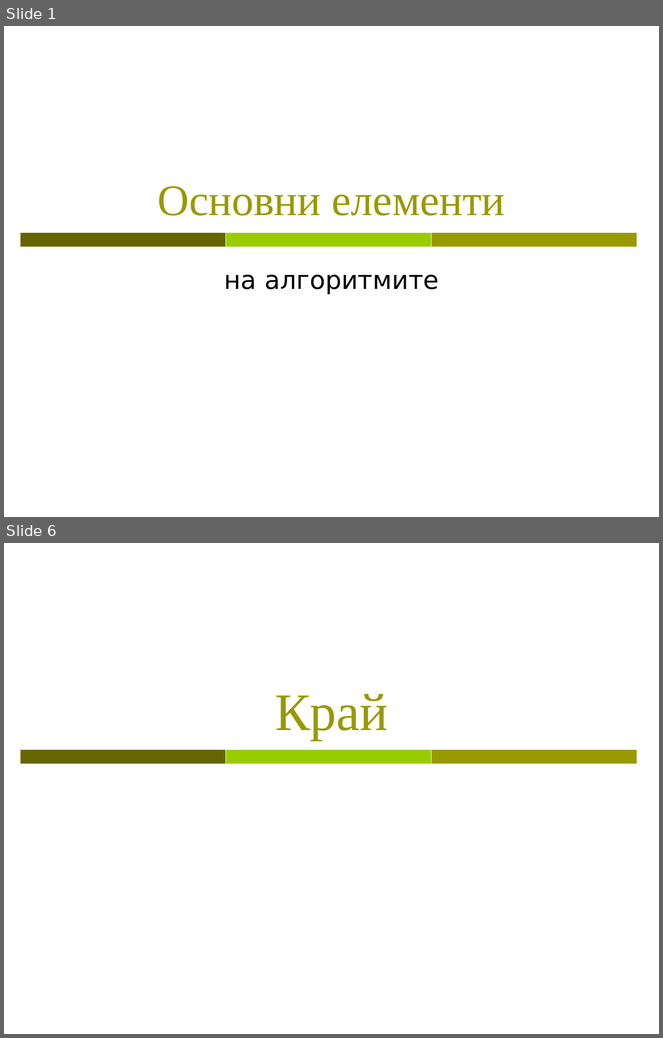
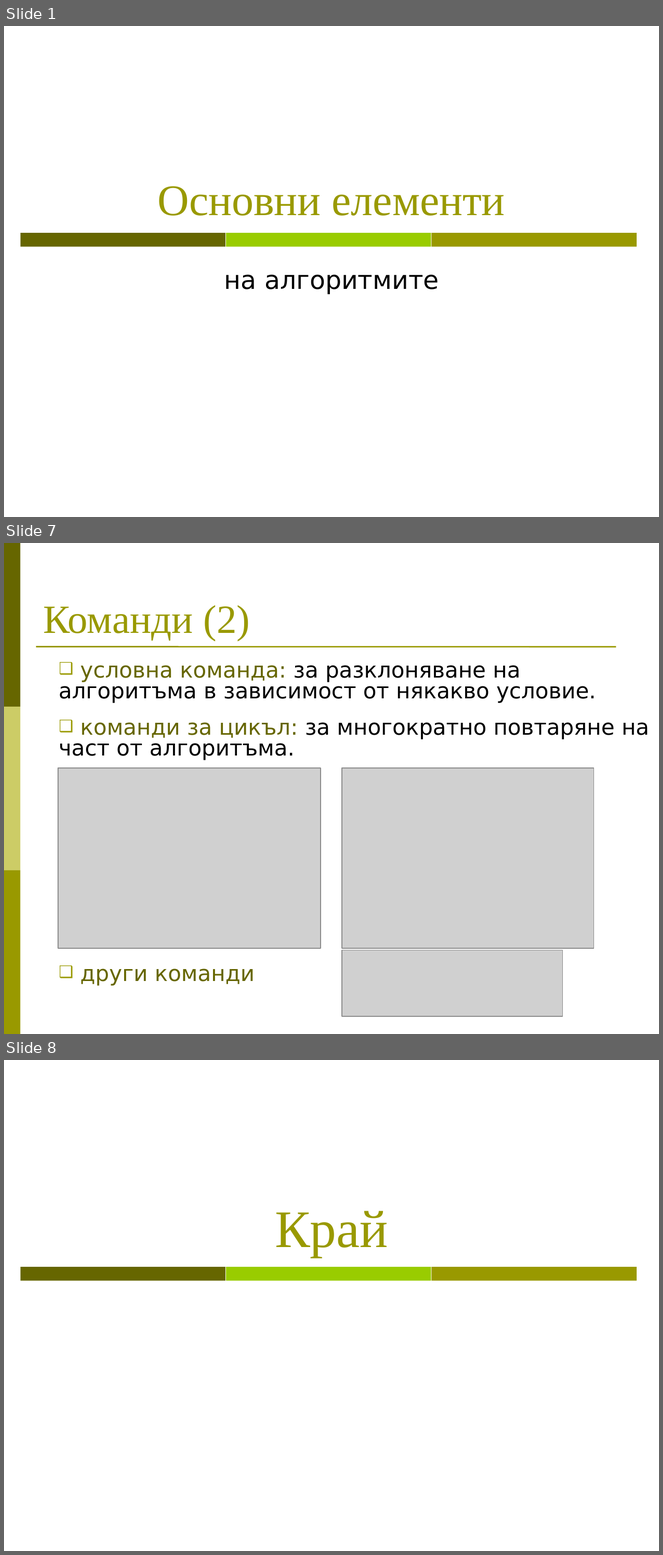
Before and after one commit to BG-IT-Edu/Free-Content, a slide deck: dmanolov/Информатика 8 клас (JavaScript)/03.Алгоритми/03.03.Елементи на един алгоритъм.ppt. Shown one above the other, each under a label of ours: slides 1 and 6 before the commit, slides 1, 7 and 8 after it; the slides between them are not shown. The pictures are 663x1038 and 663x1555 pixels, drawn with LibreOffice and Linux fonts; fonts in the diff are those of the drawing; grey boxes stand for pictures. Boxes give left, top, right and bottom in pixels: in the first picture for what was removed or moved away, otherwise in the second. Text is boxed around its words. In the diff, an @@ line names an element or a change of style, - is before the commit and + after.

```diff
--- a/dmanolov/Информатика 8 клас (JavaScript)/03.Алгоритми/03.03.Елементи на един алгоритъм.ppt
+++ b/dmanolov/Информатика 8 клас (JavaScript)/03.Алгоритми/03.03.Елементи на един алгоритъм.ppt
@@ slide 7 added at (4,543,659,1034), background #FFFFFF @@
@@ rectangle added at (4,543,21,707), fill #666600 @@
@@ text added at (43,605,250,641), 44 pt, text #999900 @@
+Команди (2)
@@ line added from (37, 646) to (616, 647), #999900 1.5 pt @@
@@ text added at (59,665,649,986), 24 pt, text #000000 @@
+❑ условна команда: за разклоняване на алгоритъма в зависимост от някакво условие.
+❑ команди за цикъл: за многократно повтаряне на част от алгоритъма.
+❑ други команди
@@ rectangle added at (4,707,21,871), fill #CCCC66 @@
@@ picture added at (59,768,321,949) @@
@@ picture added at (342,768,594,949) @@
@@ rectangle added at (4,871,21,1034), fill #999900 @@
@@ picture added at (342,951,563,1017) @@
@@ what was slide 6 is now slide 8 @@
```
Also in this commit, not shown: 4 slides changed, 1 other slide added, 13 other files.
